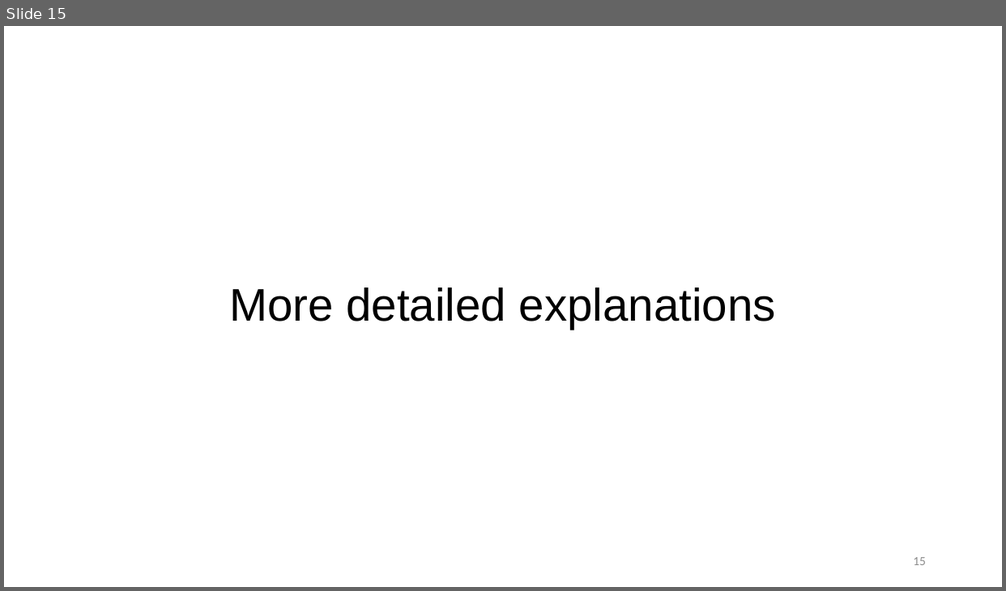
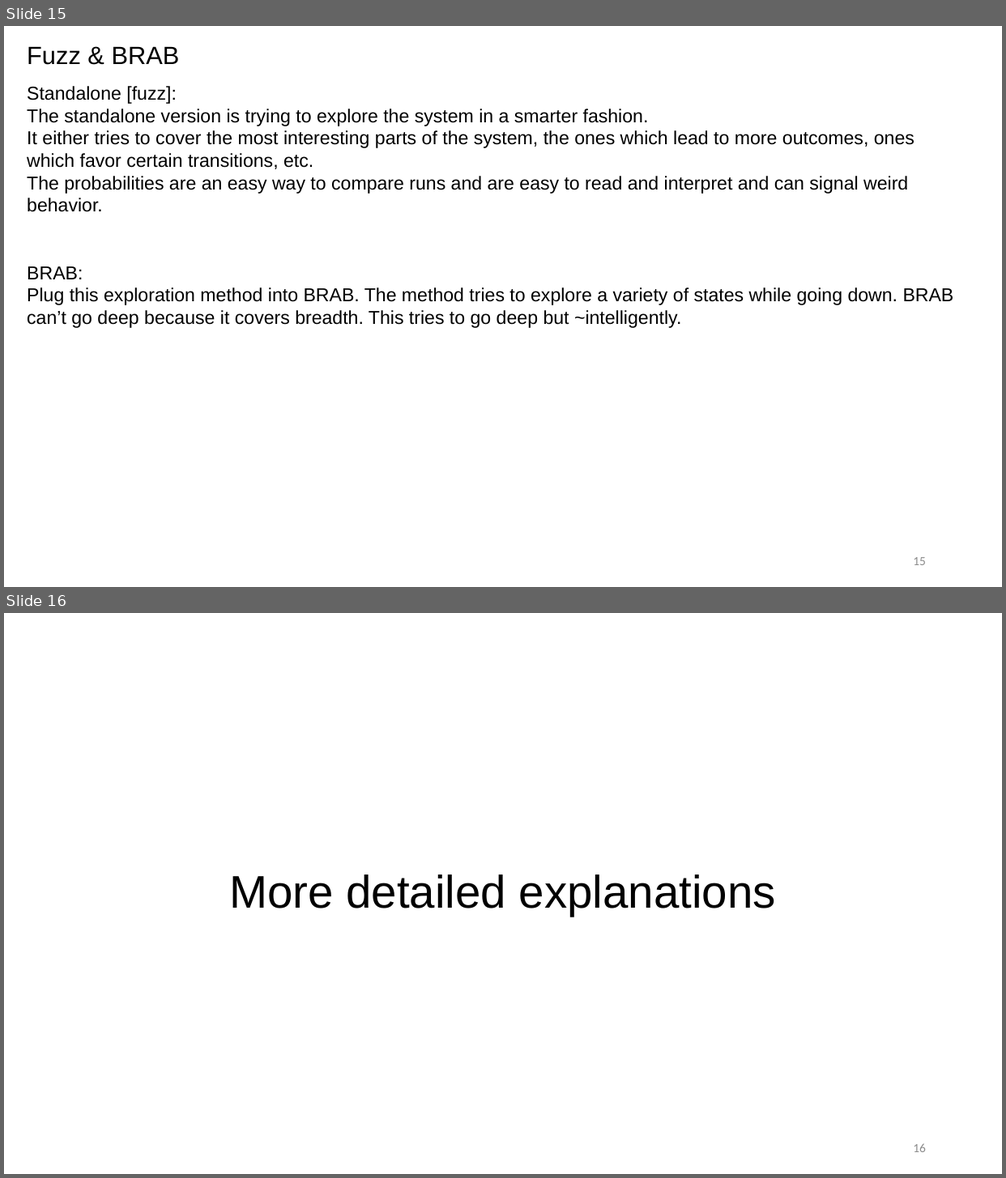
Before and after one commit to cubicle-model-checker/cubicle, a slide deck: mcmc_method.pptx. Shown one above the other, each under a label of ours: slide 15 before the commit, slides 15 and 16 after it. The pictures are 1006x591 and 1006x1178 pixels, drawn with LibreOffice and Linux fonts; fonts in the diff are those of the drawing. Boxes give left, top, right and bottom in pixels: in the first picture for what was removed or moved away, otherwise in the second. Text is boxed around its words. In the diff, an @@ line names an element or a change of style, - is before the commit and + after.

```diff
--- a/mcmc_method.pptx
+++ b/mcmc_method.pptx
@@ slide 15 added at (x1=4, y1=26, x2=1002, y2=587), background #FFFFFF @@
@@ text added at (x1=27, y1=46, x2=180, y2=65), 24 pt, text #000000 @@
+Fuzz & BRAB
@@ text added at (x1=27, y1=86, x2=954, y2=328), 18 pt, text #000000 @@
+Standalone [fuzz]:
+The standalone version is trying to explore the system in a smarter fashion.
+It either tries to cover the most interesting parts of the system, the ones which lead to more outcomes, ones which favor certain transitions, etc.
+The probabilities are an easy way to compare runs and are easy to read and interpret and can signal weird behavior.
+BRAB:
+Plug this exploration method into BRAB. The method tries to explore a variety of states while going down. BRAB can’t go deep because it covers breadth. This tries to go deep but ~intelligently.
@@ page number added at (x1=913, y1=557, x2=926, y2=565), 12 pt, text #8C8C8C @@
+15
@@ what was slide 15 is now slide 16 @@
@@ page number at (x1=913, y1=1144, x2=926, y2=1152): text changed @@
-15
+16
```
Also in this commit, not shown: 2 slides changed.
